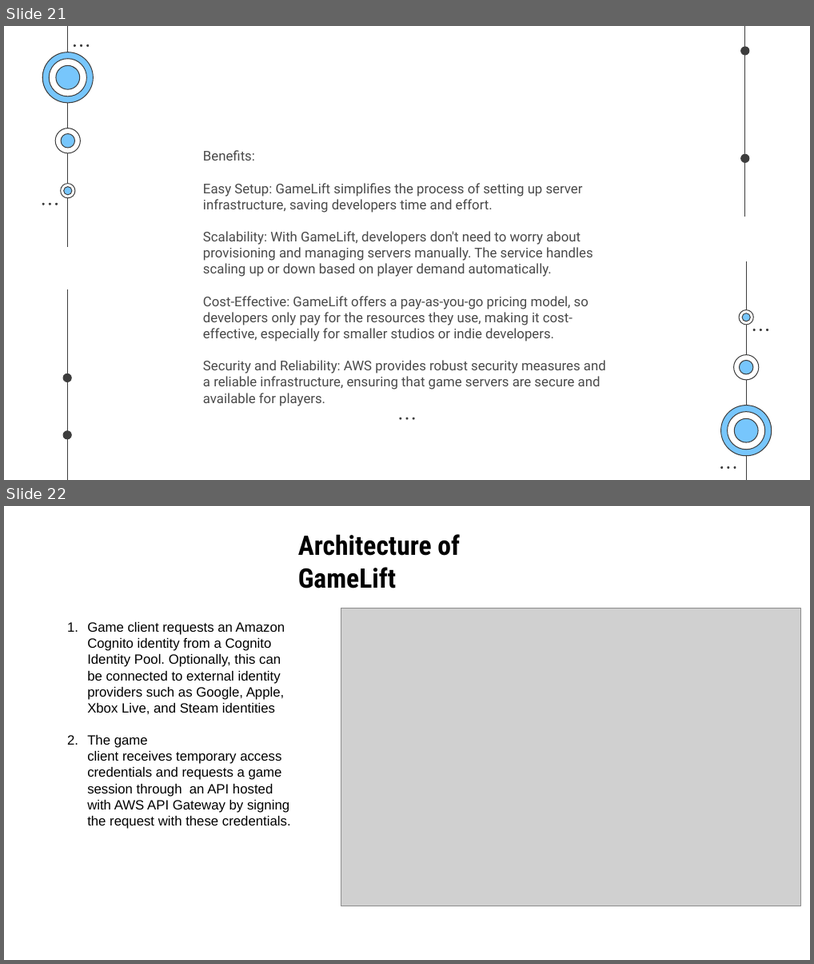
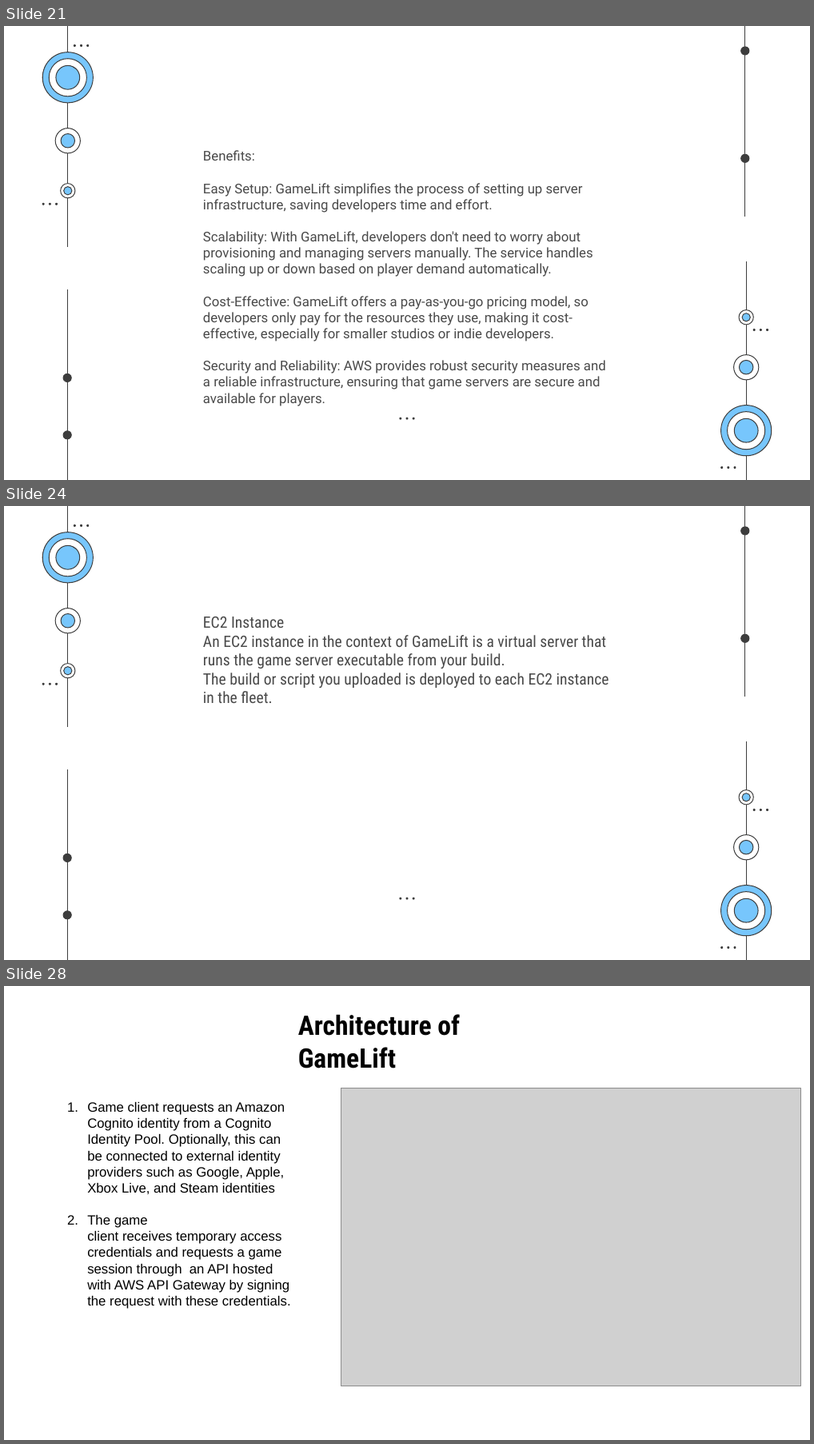
Before and after one commit to SaurabhYadav388/misc_works, a slide deck: Cloud_PPT/Shosau.pptx. Shown one above the other, each under a label of ours: slides 21 and 22 before the commit, slides 21, 24 and 28 after it; the slides between them are not shown. The pictures are 814x964 and 814x1444 pixels, drawn with LibreOffice and Linux fonts; fonts in the diff are those of the drawing; grey boxes stand for pictures. Boxes give left, top, right and bottom in pixels: in the first picture for what was removed or moved away, otherwise in the second. Text is boxed around its words. In the diff, an @@ line names an element or a change of style, - is before the commit and + after.

```diff
--- a/Cloud_PPT/Shosau.pptx
+++ b/Cloud_PPT/Shosau.pptx
@@ slide 24 added at <box>4,506,810,960</box>, background #FFFFFF; not listed: 51 template elements that a slide beside it also shows @@
@@ subtitle added at <box>203,616,610,703</box>, 14 pt, text #494949 @@
+EC2 Instance
+An EC2 instance in the context of GameLift is a virtual server that runs the game server executable from your build.
+The build or script you uploaded is deployed to each EC2 instance in the fleet.
@@ what was slide 22 is now slide 28 @@
```
Also in this commit, not shown: 1 slide changed, 5 other slides added.
